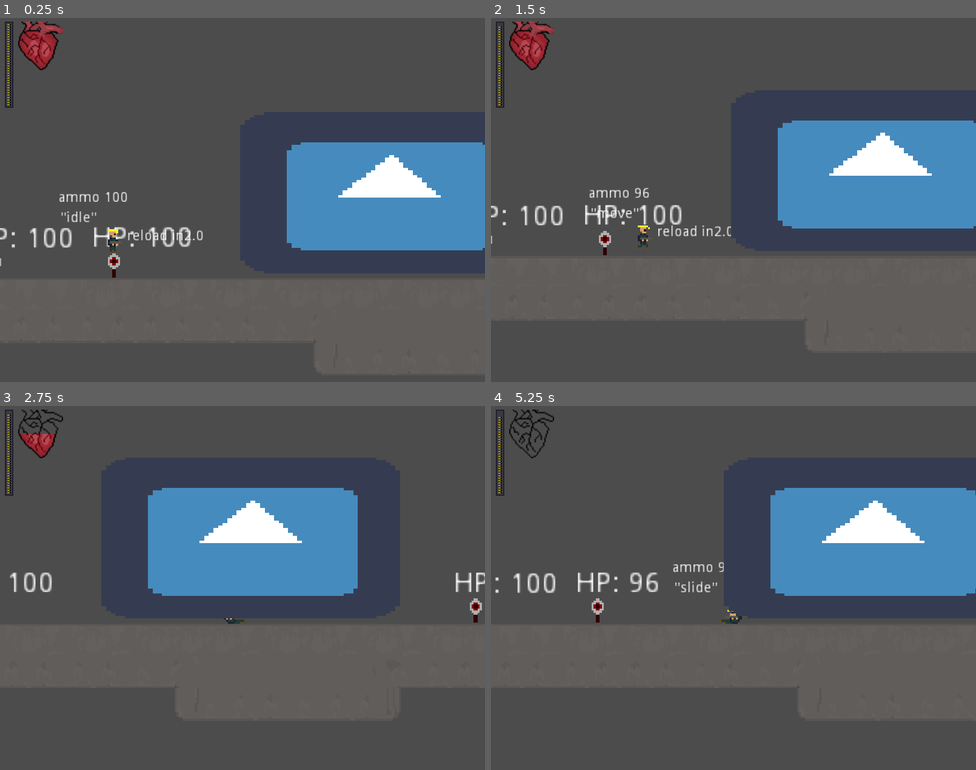
Above: before the commit, frames 1-4 (two rows, left to right).
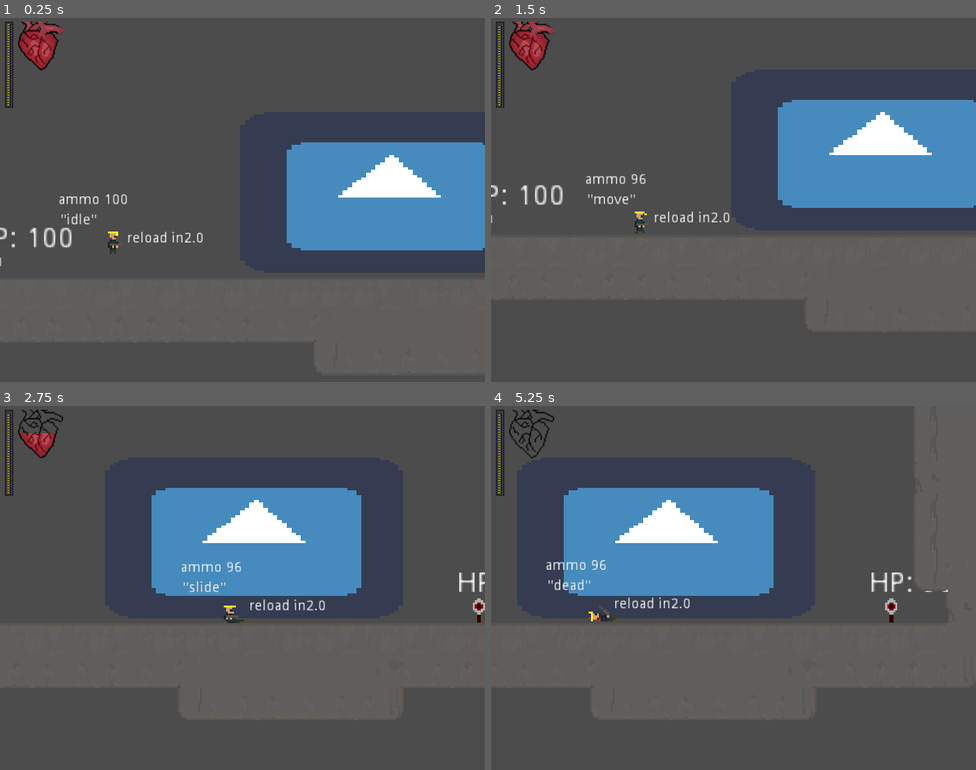
Above: after the commit, the same moments.

Repository: raczynskid/PixelSoldier
Game: Godot game, scene res://World.tscn
The game is run twice, just before and just after one commit, with the same random seed, the same clock (stepped at 60 frames per second) and the same inputs. The engine's default icon, where the game draws it, is replaced by a stand-in: a white triangle on a blue panel in a dark square.
Inputs:
- Up to frame 1 (0.25 s): no input
- Up to frame 2 (1.5 s): hold Shift (slide) 0.53-1.28 s; hold Right (ui_right) from 0.53 s (still down); tap Up (ui_up) at 0.77 s; tap Space (fire) at 1.35 s
- Up to frame 3 (2.75 s): tap Up (ui_up) at 1.52 s; tap Shift (slide) at 1.55 s; release Right (ui_right) at 2.03 s; hold Left (ui_left) from 2.03 s (still down); hold Shift (slide) from 2.03 s (still down)
- Up to frame 4 (5.25 s): release Left (ui_left) at 2.78 s; release Shift (slide) at 2.78 s; hold Right (ui_right) 2.78-4.28 s; tap Ctrl (stab) at 2.85 s; tap Up (ui_up) at 3.02, 3.77, 4.52 s; tap Shift (slide) at 3.05, 4.55 s; hold Shift (slide) 3.53-4.28 s; hold Left (ui_left) 4.28-5.03 s; tap Space (fire) at 4.35 s; hold Right (ui_right) from 5.03 s (still down); hold Shift (slide) from 5.03 s (still down)

The runs differ from the first frame. In frame 1, 1.0% of the frame differs, in the area x 0-89%, y 36-72%; in frame 2, 11%; in frame 3, 1.7%; in frame 4, 27%, in the area x 0-100%, y 2-60%.

Commit message:
player death state with knockback and animation

Diff:
--- a/Characters/Player.gd
+++ b/Characters/Player.gd
@@ -12,6 +12,7 @@
 var reload : bool
 var roll_enabled = true
 var can_shoot = true
+var dead : bool = false
 var ammo = Globals.RIFLE_MAX_AMMO
 var hp = Globals.PLAYER_MAX_HP
 
@@ -25,6 +26,7 @@
 onready var roll_cooldown = Cooldown.new(3)
 onready var beam_cooldown = Cooldown.new(0.1)
 onready var reload_cooldown = Cooldown.new(2)
+onready var knockdown_duration = Cooldown.new(0.5)
 
 # load animation nodes
 onready var animationPlayer = get_node("AnimationPlayer")
@@ -43,6 +45,7 @@
 	velocity = Vector2(0,0)
 	roll_cooldown.max_time = 0.3
 	reload_cooldown.reset()
+	knockdown_duration.reset()
 
 func _physics_process(delta):
 
@@ -67,6 +70,8 @@
 		velocity = slide_state(velocity)
 	elif current_state == "stab":
 		velocity = stab_state(velocity)
+	elif current_state == "dead":
+		knockback(50, delta)
 	else:
 		# if no action state is applied
 		# but movement controls are pressed
@@ -138,6 +143,11 @@
 
 	# check for contextual states
 	reload = (ammo <= 0)
+
+	if (hp <= 0):
+		if not dead:
+			dead = die(last_vector)
+		return "dead"
 
 	if stab:
 		animationTree.set("parameters/Stab/blend_position", last_vector.x)
@@ -397,5 +407,28 @@
 func end_stab():
 	current_state = "idle"
 
-func take_damage(dmg):
-	hp -= dmg
+func die(vector):
+	# vector : last_vector
+	# return : None
+
+	# play death animation based on last vector
+	animationTree.set("parameters/Die/blend_position", vector.x)
+	animationState.travel('Die')
+
+	# return true to switch to dead state
+	return true
+
+func knockback(power, delta):
+	# knockback function
+	# power : int
+
+	if knockdown_duration.is_ready():
+		# if duration of knockdown is finished,
+		# return no velocity
+
+		velocity = move_and_slide(Vector2.ZERO)
+	else:
+		# during knockback, apply linear velocity based
+		# on last vector
+		velocity = move_and_slide(Vector2(last_vector.x * -power, -1), Globals.UP)
+		knockdown_duration.tick(delta)
--- a/Characters/Player.tscn
+++ b/Characters/Player.tscn
@@ -8,93 +8,103 @@
 [ext_resource path="res://UI/Control.tscn" type="PackedScene" id=6]
 [ext_resource path="res://Characters/Player.gd" type="Script" id=7]
 
-[sub_resource type="AnimationNodeAnimation" id=1]
+[sub_resource type="AnimationNodeAnimation" id=54]
+animation = "DieLeft"
+
+[sub_resource type="AnimationNodeAnimation" id=55]
+animation = "DieRight"
+
+[sub_resource type="AnimationNodeBlendSpace1D" id=1]
+blend_point_0/node = SubResource( 54 )
+blend_point_0/pos = -0.5
+blend_point_1/node = SubResource( 55 )
+blend_point_1/pos = 0.5
+
+[sub_resource type="AnimationNodeAnimation" id=2]
 animation = "IdleLeft"
 
-[sub_resource type="AnimationNodeAnimation" id=2]
+[sub_resource type="AnimationNodeAnimation" id=3]
 animation = "IdleRight"
 
-[sub_resource type="AnimationNodeBlendSpace1D" id=3]
-blend_point_0/node = SubResource( 1 )
+[sub_resource type="AnimationNodeBlendSpace1D" id=4]
+blend_point_0/node = SubResource( 2 )
 blend_point_0/pos = -1.0
-blend_point_1/node = SubResource( 2 )
+blend_point_1/node = SubResource( 3 )
 blend_point_1/pos = 1.0
 
-[sub_resource type="AnimationNodeAnimation" id=4]
+[sub_resource type="AnimationNodeAnimation" id=5]
 animation = "RollLeft"
 
-[sub_resource type="AnimationNodeAnimation" id=5]
+[sub_resource type="AnimationNodeAnimation" id=6]
 animation = "RollRight"
 
-[sub_resource type="AnimationNodeBlendSpace1D" id=6]
-blend_point_0/node = SubResource( 4 )
+[sub_resource type="AnimationNodeBlendSpace1D" id=7]
+blend_point_0/node = SubResource( 5 )
 blend_point_0/pos = -0.6
-blend_point_1/node = SubResource( 5 )
+blend_point_1/node = SubResource( 6 )
 blend_point_1/pos = 0.5
 
-[sub_resource type="AnimationNodeAnimation" id=7]
+[sub_resource type="AnimationNodeAnimation" id=8]
 animation = "RunLeft"
 
-[sub_resource type="AnimationNodeAnimation" id=8]
+[sub_resource type="AnimationNodeAnimation" id=9]
 animation = "RunRight"
 
-[sub_resource type="AnimationNodeBlendSpace1D" id=9]
-blend_point_0/node = SubResource( 7 )
+[sub_resource type="AnimationNodeBlendSpace1D" id=10]
+blend_point_0/node = SubResource( 8 )
 blend_point_0/pos = -0.5
-blend_point_1/node = SubResource( 8 )
+blend_point_1/node = SubResource( 9 )
 blend_point_1/pos = 0.5
 
-[sub_resource type="AnimationNodeAnimation" id=10]
+[sub_resource type="AnimationNodeAnimation" id=11]
 animation = "ShootLeft"
 
-[sub_resource type="AnimationNodeAnimation" id=11]
+[sub_resource type="AnimationNodeAnimation" id=12]
 animation = "ShootRight"
 
-[sub_resource type="AnimationNodeAnimation" id=12]
+[sub_resource type="AnimationNodeAnimation" id=13]
 animation = "ShootUpLeft"
 
-[sub_resource type="AnimationNodeAnimation" id=13]
+[sub_resource type="AnimationNodeAnimation" id=14]
 animation = "ShootUpRight"
 
-[sub_resource type="AnimationNodeBlendSpace2D" id=14]
+[sub_resource type="AnimationNodeBlendSpace2D" id=15]
 auto_triangles = false
-blend_point_0/node = SubResource( 10 )
+blend_point_0/node = SubResource( 11 )
 blend_point_0/pos = Vector2( -1, 0 )
-blend_point_1/node = SubResource( 11 )
+blend_point_1/node = SubResource( 12 )
 blend_point_1/pos = Vector2( 1, 0 )
-blend_point_2/node = SubResource( 12 )
+blend_point_2/node = SubResource( 13 )
 blend_point_2/pos = Vector2( -1, 1 )
-blend_point_3/node = SubResource( 13 )
+blend_point_3/node = SubResource( 14 )
 blend_point_3/pos = Vector2( 1, 1 )
 triangles = PoolIntArray( 0, 1, 3, 0, 2, 3, 0, 1, 2, 1, 2, 3 )
 blend_mode = 1
 
-[sub_resource type="AnimationNodeAnimation" id=15]
+[sub_resource type="AnimationNodeAnimation" id=16]
 animation = "SlideLeft"
 
-[sub_resource type="AnimationNodeAnimation" id=16]
+[sub_resource type="AnimationNodeAnimation" id=17]
 animation = "SlideRight"
 
-[sub_resource type="AnimationNodeBlendSpace1D" id=17]
-blend_point_0/node = SubResource( 15 )
+[sub_resource type="AnimationNodeBlendSpace1D" id=18]
+blend_point_0/node = SubResource( 16 )
 blend_point_0/pos = -0.5
-blend_point_1/node = SubResource( 16 )
+blend_point_1/node = SubResource( 17 )
 blend_point_1/pos = 0.5
 
-[sub_resource type="AnimationNodeAnimation" id=18]
+[sub_resource type="AnimationNodeAnimation" id=19]
 animation = "StabLeft"
 
-[sub_resource type="AnimationNodeAnimation" id=19]
+[sub_resource type="AnimationNodeAnimation" id=20]
 animation = "StabRight"
 
-[sub_resource type="AnimationNodeBlendSpace1D" id=20]
-blend_point_0/node = SubResource( 18 )
+[sub_resource type="AnimationNodeBlendSpace1D" id=21]
+blend_point_0/node = SubResource( 19 )
 blend_point_0/pos = -0.5
-blend_point_1/node = SubResource( 19 )
+blend_point_1/node = SubResource( 20 )
 blend_point_1/pos = 0.5
 
-[sub_resource type="AnimationNodeStateMachineTransition" id=21]
-
 [sub_resource type="AnimationNodeStateMachineTransition" id=22]
 
 [sub_resource type="AnimationNodeStateMachineTransition" id=23]
@@ -102,42 +112,80 @@
 [sub_resource type="AnimationNodeStateMachineTransition" id=24]
 
 [sub_resource type="AnimationNodeStateMachineTransition" id=25]
+
+[sub_resource type="AnimationNodeStateMachineTransition" id=26]
 switch_mode = 2
 
-[sub_resource type="AnimationNodeStateMachineTransition" id=26]
-
 [sub_resource type="AnimationNodeStateMachineTransition" id=27]
+
+[sub_resource type="AnimationNodeStateMachineTransition" id=28]
 switch_mode = 2
 
-[sub_resource type="AnimationNodeStateMachineTransition" id=28]
-
 [sub_resource type="AnimationNodeStateMachineTransition" id=29]
 
 [sub_resource type="AnimationNodeStateMachineTransition" id=30]
+
+[sub_resource type="AnimationNodeStateMachineTransition" id=31]
 switch_mode = 2
 
-[sub_resource type="AnimationNodeStateMachineTransition" id=31]
-
-[sub_resource type="AnimationNodeStateMachine" id=32]
-states/Idle/node = SubResource( 3 )
+[sub_resource type="AnimationNodeStateMachineTransition" id=32]
+
+[sub_resource type="AnimationNodeStateMachineTransition" id=56]
+
+[sub_resource type="AnimationNodeStateMachine" id=33]
+states/Die/node = SubResource( 1 )
+states/Die/position = Vector2( 457, -1 )
+states/Idle/node = SubResource( 4 )
 states/Idle/position = Vector2( 820, 92 )
-states/Roll/node = SubResource( 6 )
+states/Roll/node = SubResource( 7 )
 states/Roll/position = Vector2( 685, 277 )
-states/Run/node = SubResource( 9 )
+states/Run/node = SubResource( 10 )
 states/Run/position = Vector2( 1073, 306 )
-states/Shoot/node = SubResource( 14 )
+states/Shoot/node = SubResource( 15 )
 states/Shoot/position = Vector2( 1284, 92 )
-states/Slide/node = SubResource( 17 )
+states/Slide/node = SubResource( 18 )
 states/Slide/position = Vector2( 840, 388 )
-states/Stab/node = SubResource( 20 )
+states/Stab/node = SubResource( 21 )
 states/Stab/position = Vector2( 1451, 229 )
-transitions = [ "Idle", "Shoot", SubResource( 21 ), "Idle", "Run", SubResource( 22 ), "Run", "Idle", SubResource( 23 ), "Idle", "Roll", SubResource( 24 ), "Roll", "Idle", SubResource( 25 ), "Run", "Slide", SubResource( 26 ), "Slide", "Run", SubResource( 27 ), "Shoot", "Idle", SubResource( 28 ), "Idle", "Stab", SubResource( 29 ), "Stab", "Idle", SubResource( 30 ), "Run", "Stab", SubResource( 31 ) ]
+transitions = [ "Idle", "Shoot", SubResource( 22 ), "Idle", "Run", SubResource( 23 ), "Run", "Idle", SubResource( 24 ), "Idle", "Roll", SubResource( 25 ), "Roll", "Idle", SubResource( 26 ), "Run", "Slide", SubResource( 27 ), "Slide", "Run", SubResource( 28 ), "Shoot", "Idle", SubResource( 29 ), "Idle", "Stab", SubResource( 30 ), "Stab", "Idle", SubResource( 31 ), "Run", "Stab", SubResource( 32 ), "Idle", "Die", SubResource( 56 ) ]
 start_node = "Idle"
-graph_offset = Vector2( -122, 17 )
-
-[sub_resource type="AnimationNodeStateMachinePlayback" id=33]
-
-[sub_resource type="Animation" id=34]
+graph_offset = Vector2( -34, -111 )
+
+[sub_resource type="AnimationNodeStateMachinePlayback" id=34]
+
+[sub_resource type="Animation" id=35]
+resource_name = "DieLeft"
+length = 0.7
+tracks/0/type = "value"
+tracks/0/path = NodePath("Body:frame")
+tracks/0/interp = 1
+tracks/0/loop_wrap = true
+tracks/0/imported = false
+tracks/0/enabled = true
+tracks/0/keys = {
+"times": PoolRealArray( 0, 0.1, 0.2, 0.3, 0.4, 0.5, 0.6 ),
+"transitions": PoolRealArray( 1, 1, 1, 1, 1, 1, 1 ),
+"update": 1,
+"values": [ 47, 48, 49, 50, 51, 54, 55 ]
+}
+
+[sub_resource type="Animation" id=53]
+resource_name = "DieRight"
+length = 0.7
+tracks/0/type = "value"
+tracks/0/path = NodePath("Body:frame")
+tracks/0/interp = 1
+tracks/0/loop_wrap = true
+tracks/0/imported = false
+tracks/0/enabled = true
+tracks/0/keys = {
+"times": PoolRealArray( 0, 0.1, 0.2, 0.3, 0.4, 0.5, 0.6 ),
+"transitions": PoolRealArray( 1, 1, 1, 1, 1, 1, 1 ),
+"update": 1,
+"values": [ 19, 20, 21, 22, 23, 24, 25 ]
+}
+
+[sub_resource type="Animation" id=36]
 length = 0.2
 tracks/0/type = "value"
 tracks/0/path = NodePath("Body:frame")
@@ -598,10 +646,11 @@
 script = ExtResource( 7 )
 
 [node name="AnimationTree" type="AnimationTree" parent="."]
-tree_root = SubResource( 32 )
+tree_root = SubResource( 33 )
 anim_player = NodePath("../AnimationPlayer")
 active = true
-parameters/playback = SubResource( 33 )
+parameters/playback = SubResource( 34 )
+parameters/Die/blend_position = -0.001562
 parameters/Idle/blend_position = -0.0127971
 parameters/Roll/blend_position = 0
 parameters/Run/blend_position = 0
@@ -611,20 +660,22 @@
 
 [node name="AnimationPlayer" type="AnimationPlayer" parent="."]
 playback_process_mode = 0
-anims/IdleLeft = SubResource( 34 )
-anims/IdleRight = SubResource( 35 )
-anims/RollLeft = SubResource( 36 )
-anims/RollRight = SubResource( 37 )
-anims/RunLeft = SubResource( 38 )
-anims/RunRight = SubResource( 39 )
-anims/ShootLeft = SubResource( 40 )
-anims/ShootRight = SubResource( 41 )
-anims/ShootUpLeft = SubResource( 42 )
-anims/ShootUpRight = SubResource( 43 )
-anims/SlideLeft = SubResource( 44 )
-anims/SlideRight = SubResource( 45 )
-anims/StabLeft = SubResource( 46 )
-anims/StabRight = SubResource( 47 )
+anims/DieLeft = SubResource( 35 )
+anims/DieRight = SubResource( 53 )
+anims/IdleLeft = SubResource( 36 )
+anims/IdleRight = SubResource( 37 )
+anims/RollLeft = SubResource( 38 )
+anims/RollRight = SubResource( 39 )
+anims/RunLeft = SubResource( 40 )
+anims/RunRight = SubResource( 41 )
+anims/ShootLeft = SubResource( 42 )
+anims/ShootRight = SubResource( 43 )
+anims/ShootUpLeft = SubResource( 44 )
+anims/ShootUpRight = SubResource( 45 )
+anims/SlideLeft = SubResource( 46 )
+anims/SlideRight = SubResource( 47 )
+anims/StabLeft = SubResource( 48 )
+anims/StabRight = SubResource( 49 )
 
 [node name="Tween" type="Tween" parent="."]
 
@@ -657,7 +708,7 @@
 position = Vector2( 0, -6 )
 texture = ExtResource( 2 )
 hframes = 56
-frame = 6
+frame = 55
 
 [node name="ActionPivot" type="Position2D" parent="."]
 script = ExtResource( 4 )
--- a/Environments/DamageArea.tscn
+++ b/Environments/DamageArea.tscn
@@ -17,5 +17,6 @@
 [node name="Sprite" type="Sprite" parent="."]
 position = Vector2( 1.47159, -0.210233 )
 scale = Vector2( 2.30733, 1.24307 )
+z_index = -4
 texture = ExtResource( 1 )
 [connection signal="body_entered" from="DamageArea" to="DamageArea" method="_on_DamageArea_body_entered"]
--- a/World.tscn
+++ b/World.tscn
@@ -20,11 +20,15 @@
 [node name="AnimationTree" parent="Level/Player" index="0"]
 process_mode = 0
 parameters/playback = SubResource( 1 )
+parameters/Die/blend_position = 0
 parameters/Roll/blend_position = 0.00343645
 parameters/Stab/blend_position = 0
 
 [node name="AnimationPlayer" parent="Level/Player" index="1"]
 method_call_mode = 1
+
+[node name="Body" parent="Level/Player" index="6"]
+frame = 6
 
 [node name="UI" parent="Level/Player" index="8"]
 scale = Vector2( 2, 2 )
@@ -88,7 +92,7 @@
 position = Vector2( 259.481, 346.247 )
 
 [node name="KinematicBody2D2" parent="Level" instance=ExtResource( 3 )]
-position = Vector2( 493.366, 537.635 )
+position = Vector2( 297.444, 506.121 )
 
 [node name="KinematicBody2D4" parent="Level" instance=ExtResource( 3 )]
 position = Vector2( 122.554, 345.872 )
Not shown: 18 places in Characters/Player.tscn that only renumber resources
Not shown, changed: Run.pck
